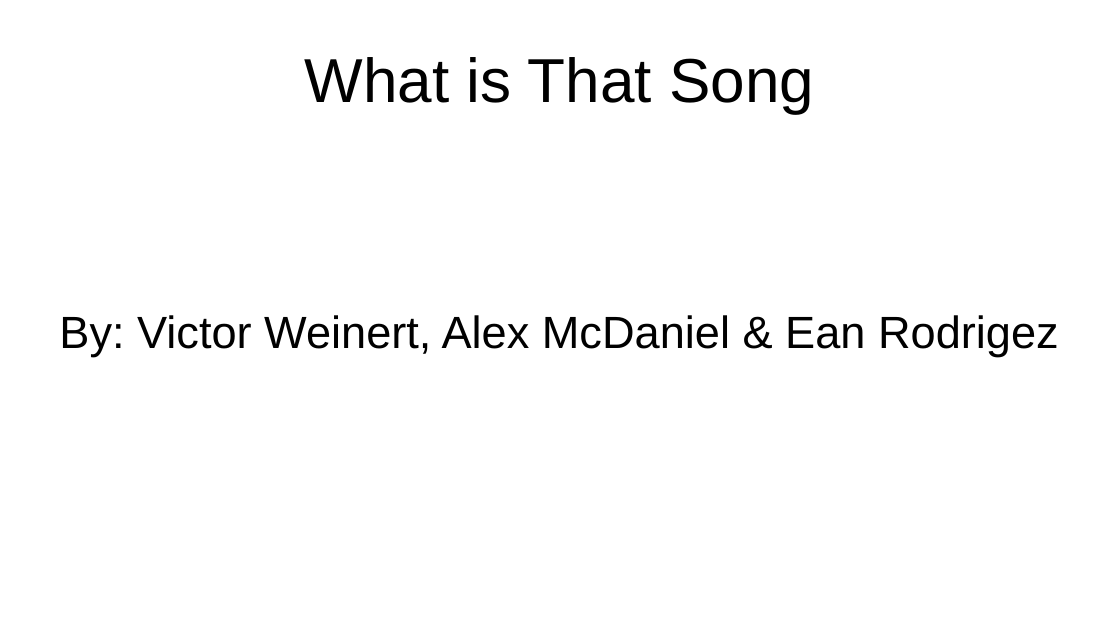
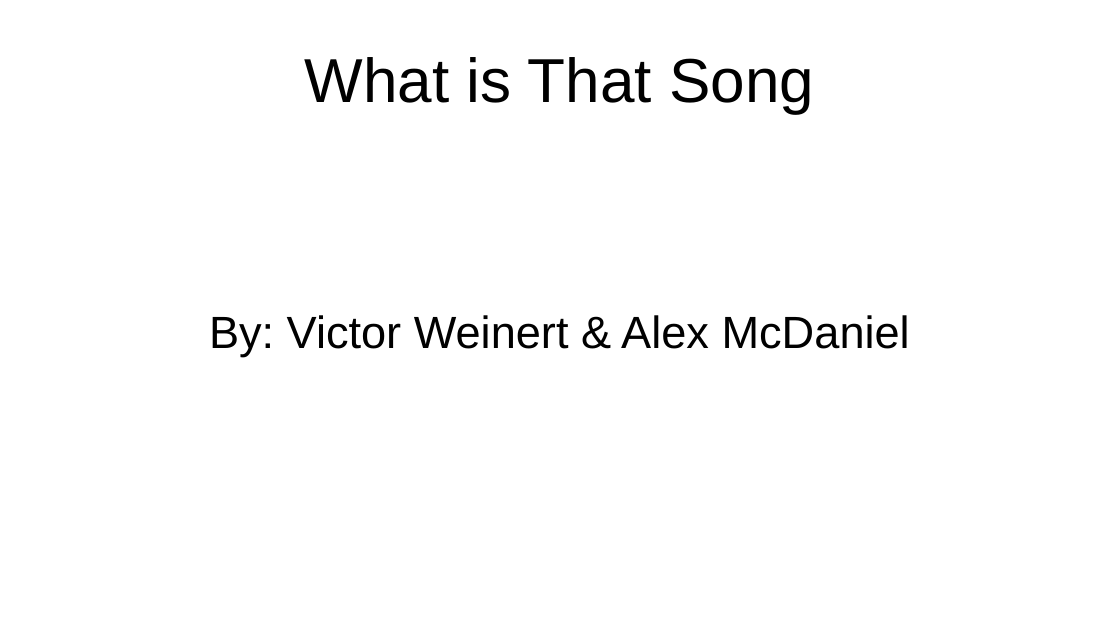
Before and after one commit to alexm1937/what-is-that-song, a slide deck: slide 1 of presentation.odp. Drawn at 1120x630 pixels with LibreOffice and Linux fonts; fonts in the diff are those of the drawing. Boxes give left, top, right and bottom in pixels: in the first picture for what was removed or moved away, otherwise in the second. Text is boxed around its words. In the diff, an @@ line names an element or a change of style, - is before the commit and + after.

```diff
--- a/presentation.odp
+++ b/presentation.odp
@@ subtitle at (209, 315, 910, 356): text changed @@
-By: Victor Weinert, Alex McDaniel & Ean Rodrigez
+By: Victor Weinert & Alex McDaniel
```
Also in this commit, not shown: 1 other slide changed, 1 other file.
